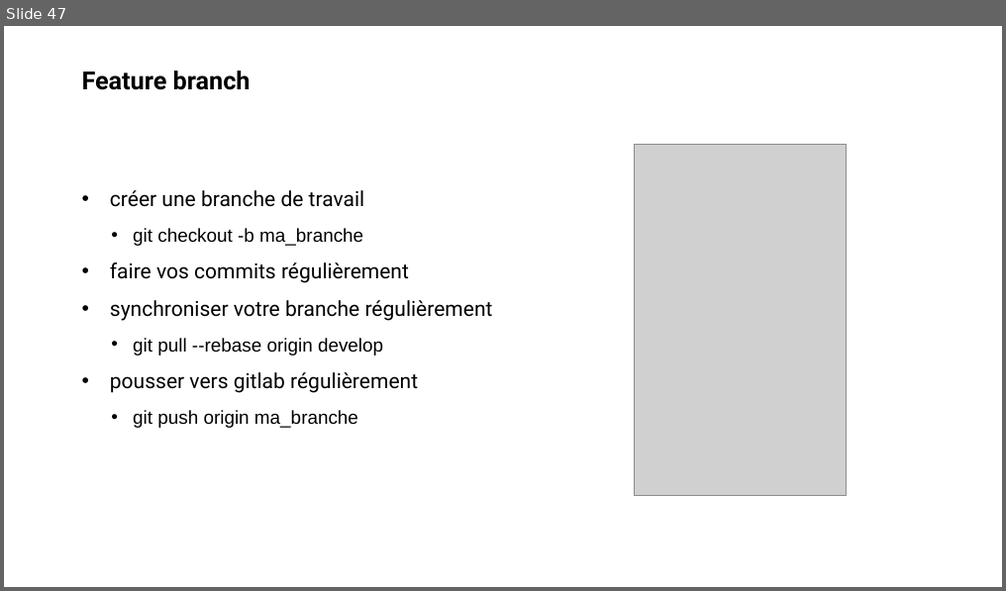
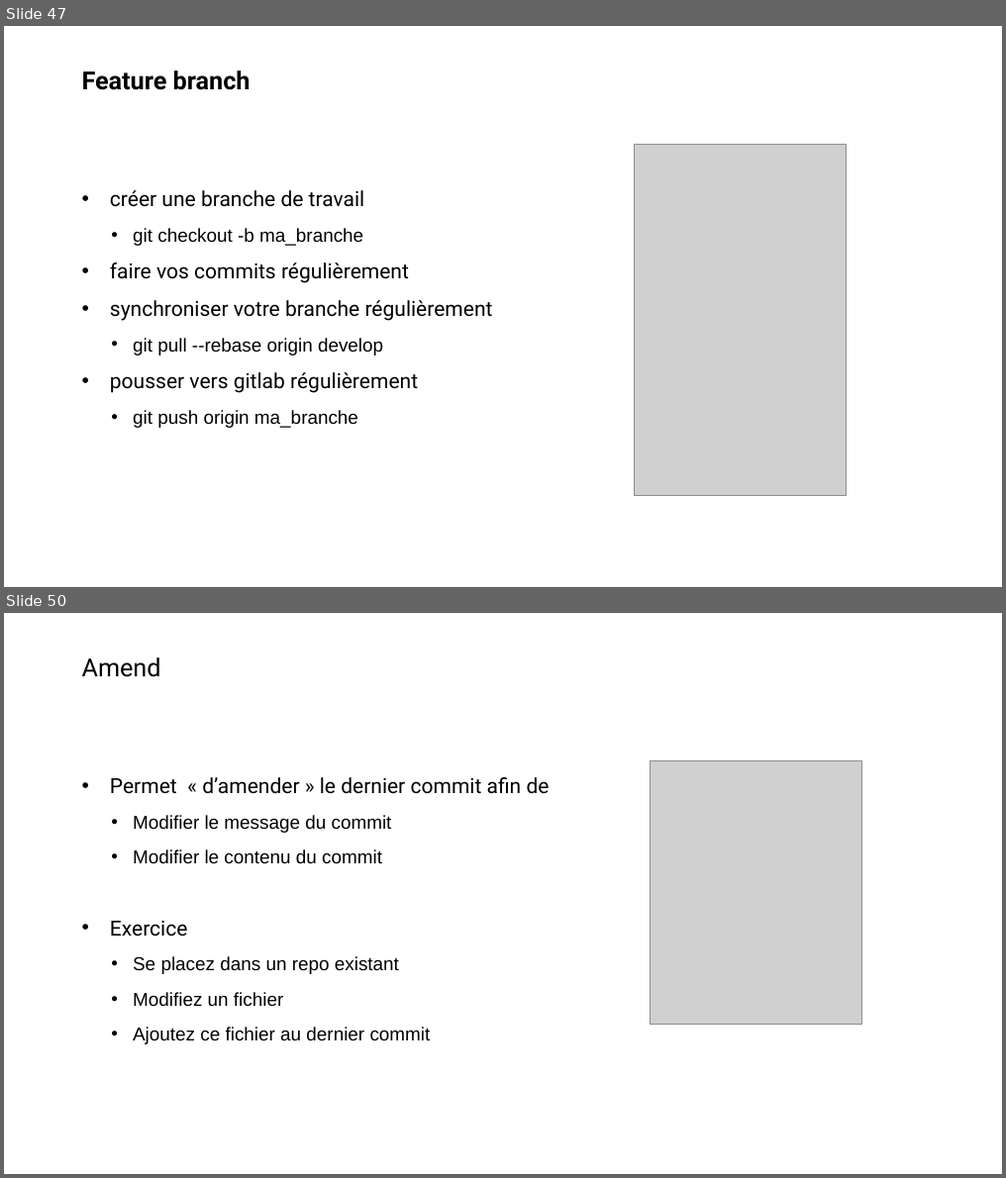
Before and after one commit to Xaviou1003/formation-git, a slide deck: Formation Git - basique.pptx. Shown one above the other, each under a label of ours: slide 47 before the commit, slides 47 and 50 after it; the slides between them are not shown. The pictures are 1006x591 and 1006x1178 pixels, drawn with LibreOffice and Linux fonts; fonts in the diff are those of the drawing; grey boxes stand for pictures; background and template pictures are left out. Boxes give left, top, right and bottom in pixels: in the first picture for what was removed or moved away, otherwise in the second. Text is boxed around its words. In the diff, an @@ line names an element or a change of style, - is before the commit and + after.

Commit message:
manque plus que les images

```diff
--- a/Formation Git - basique.pptx
+++ b/Formation Git - basique.pptx
@@ slide 50 added at (4, 613, 1002, 1174), background picture (left out) @@
@@ title added at (82, 658, 161, 677), 24 pt, text #000000 @@
+Amend
@@ text added at (110, 777, 549, 1045), 18 pt, text #000000 @@
+• Permet « d’amender » le dernier commit afin de
+  • Modifier le message du commit
+  • Modifier le contenu du commit
+• Exercice
+  • Se placez dans un repo existant
+  • Modifiez un fichier
+  • Ajoutez ce fichier au dernier commit
@@ picture added at (650, 761, 862, 1024) @@
```
Also in this commit, not shown: 1 slide changed, 5 other slides added.
